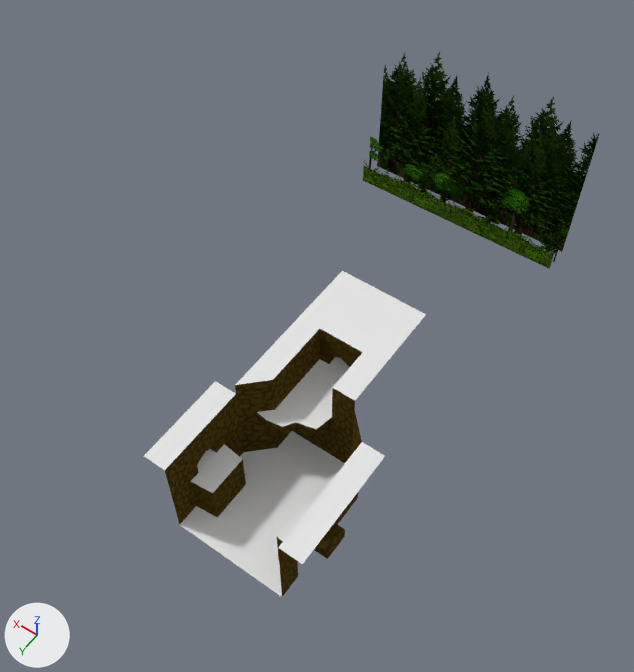
An edit to the Blender file Blends/level-6.blend, drawn before and after from the same camera.
One viewpoint serves both versions: a 50 mm lens placed at (-39.5, 60.8, 100.6), pointed at (2.7, 1.8, 7.8). The lights are fixed; the arrows at lower left show +X, +Y and +Z. The picture after the commit comes second.

The first picture shows 'level-6', 'level-6-tree-wall'.
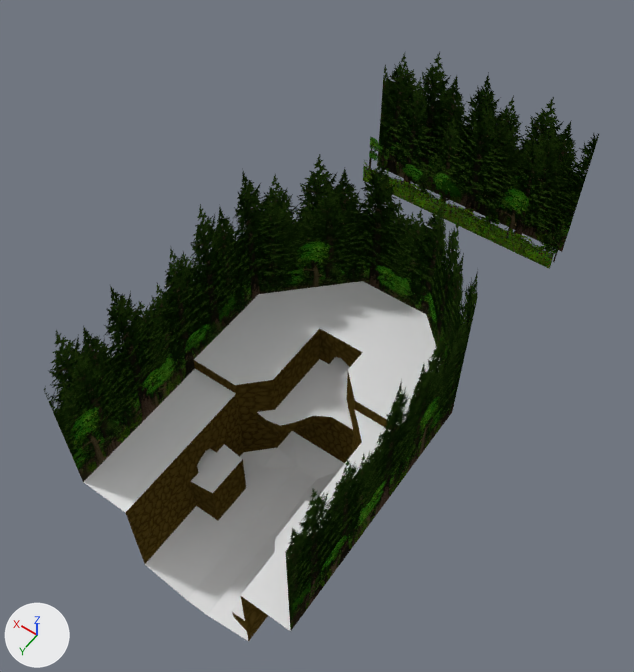
What differs and where, as boxes (x1, y1, x2, y2) in the pictures (634 x 672 px):
'level-6-tree-wall', reshaped (135% wider, 166% taller): before (363, 52, 599, 269); after (44, 52, 599, 630)
'level-6', reshaped (26% wider, 10% taller): before (144, 271, 426, 597); after (84, 281, 440, 641)
part 1 of me_level_6, built on: before (180, 271, 370, 597); after (84, 281, 440, 641)
part 2 of me_level_6, surface changed (white to grey): before (144, 281, 426, 597); after (144, 281, 426, 553)
part 3 of me_level_6_tree_wall, added: after (44, 154, 478, 630)

Patch to the scene script:
```diff
--- a/Blends/level-6.blend.py
+++ b/Blends/level-6.blend.py
@@ me_level_6 @@
-me_level_6.from_pydata(...)  # 235 vertices, 220 faces; spans x -14.0..10.5, y -10.5..28.0, z -10.0..7.0
+me_level_6.from_pydata(...)  # 316 vertices, 312 faces; spans x -17.5..14.0, y -10.5..35.0, z -12.0..7.0
+# me_level_6 part 1
+# 19 vertices are removed from x -7.0..7.0, y -10.5..28.0, z -10.0..7.0
+# 43 faces are deleted
+# 7 vertices in x -3.5..0.0, y 14.0..24.5, z -10.0 move by (0.0, 0.0, -2.0)
+# 3 vertices in x 3.5, y 17.9..24.1, z -10.0 move by (0.0, 0.0, -1.0)
+# 1 vertex moves from x -7.0, y 24.1, z -10.0 to x -7.0, y 24.5, z -11.0
+# 27 vertices are added at x -17.5..3.5, y -3.5..35.0, z -12.0..7.0
+# 19 new vertices lie (0.0, 3.5, 0.0) away from vertices in x -14.0..10.5, y 14.0..28.0, z -10.0..5.0
+# 17 new vertices lie (0.0, 3.5, 0.0) away from vertices in x -14.0..10.5, y 28.0..31.5, z -12.0..5.0
+# 14 new vertices lie (-3.5, 0.0, 0.0) away from vertices in x -14.0..-7.0, y -7.0..35.0, z 5.0..7.0
+# 13 new vertices lie (3.5, 0.0, 0.0) away from vertices in x 7.0..10.5, y -3.5..35.0, z 5.0..7.0
+# 5 new vertices lie (0.0, -3.5, 0.0) away from vertices in x -17.5..0.0, y 10.5..24.1, z -10.0..5.0
+# 5 new vertices lie (3.5, 0.0, 0.0) away from vertices in x 10.5, y 0.0..14.0, z 7.0
+# 89 new faces join them, mat_terrain (its picture is missing)
+# 46 new faces join them, mat_dirt_wall (picture img_dirt_wall_png)
+# me_level_6 part 2: 177 kept faces spanning x -14.0..10.5, y -10.5..28.0, z -12.0..7.0 get new texture (UV) coordinates
 me_level_6.materials.append(mat_terrain)
@@ me_level_6_tree_wall @@
 # verts and faces of me_level_6_tree_wall; kept vertices keep their numbers, new ones are numbered from 12
-me_level_6_tree_wall.from_pydata(...)  # 12 vertices, 3 faces; spans x -15.3..19.3, y -39.1..-34.7, z 0.0..26.0
+me_level_6_tree_wall.from_pydata(...)  # 24 vertices, 8 faces; spans x -17.5..19.3, y -39.1..35.0, z 0.0..31.0
+# me_level_6_tree_wall part 3
+verts[12] = (-7.0, -10.5, 5.0)
+verts[13] = (3.5, -10.5, 5.0)
+verts[14] = (-17.5, 35.0, 5.0)  # pixel (290, 631)
+verts[15] = (14.0, 35.0, 5.0)  # pixel (83, 482)
+verts[16] = (-17.5, 0.0, 5.0)  # pixel (452, 412)
+verts[17] = (14.0, 0.0, 5.0)
+for new, old in zip([*range(18, 24)], [*range(12, 18)]): verts[new] = verts[old] + (0.0, 0.0, 26.0)
+faces += [(12, 18, 19, 13), (15, 17, 23, 21), (14, 20, 22, 16), (12, 16, 22, 18), (13, 19, 23, 17)]  # mat_tree_wall_solid
 me_level_6_tree_wall.materials.append(mat_tree_wall)
```
